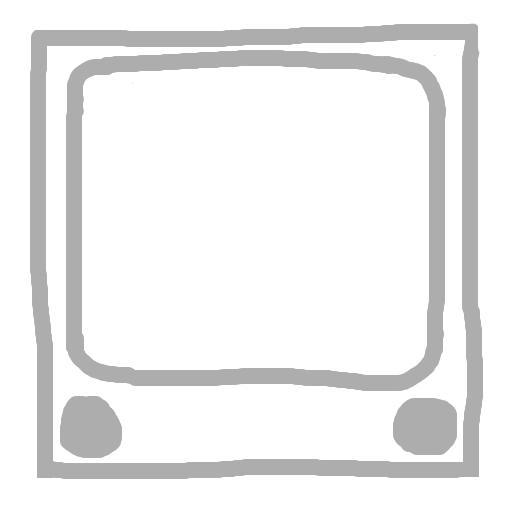
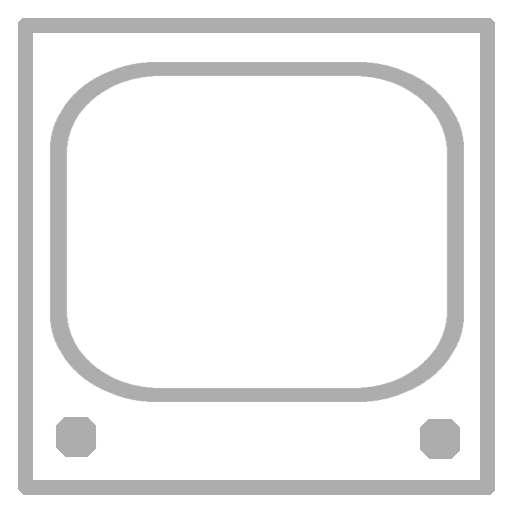
Layer changes from the first 512 x 512 image to the second:
added layer "Layer copy #1" above "Layer copy" over [419, 417, 461, 459]
added layer "Layer copy" above "Layer #5" over [55, 415, 98, 458]
added layer "Layer #5" above "Layer #4" over [50, 62, 464, 402]
added layer "Layer #4" above "Layer #3" over [18, 18, 495, 495]
hid "Layer #1" over [30, 23, 483, 479]
hid "Layer #2" over [38, 31, 479, 473]
